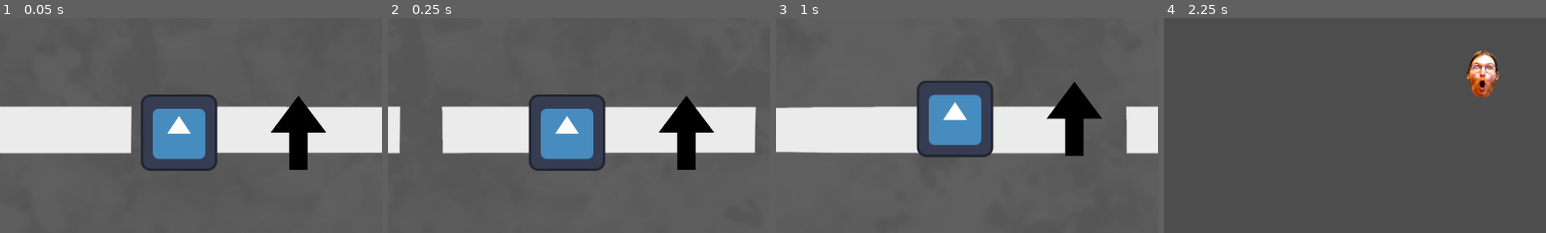
Above: before the commit, frames 1-4 (left to right).
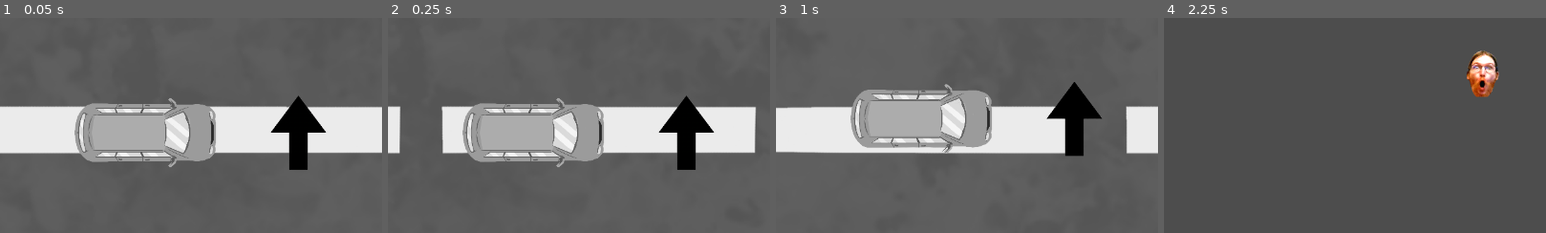
Above: after the commit, the same moments.

Repository: KairosGames/AccessM1
Game: Godot game, scene res://Scenes/game_manager.tscn
Two runs of this game, one before a commit and one after it. Both use one fixed random seed, a clock stepped at 60 frames per second and the inputs below. The engine's default icon, where the game draws it, is replaced by a stand-in: a white triangle on a blue panel in a dark square.
Inputs:
- Up to frame 1 (0.05 s): no input
- Up to frame 2 (0.25 s): no input
- Up to frame 3 (1 s): hold D (Right) from 0.53 s (still down); hold Space (Action) from 0.53 s (still down); tap W (Up) at 0.77 s
- Up to frame 4 (2.25 s): release Space (Action) at 1.28 s; tap P (SwitchGame) at 1.35 s; tap W (Up) at 1.52 s; release D (Right) at 2.03 s; hold A (Left) from 2.03 s (still down); hold Space (Action) from 2.03 s (still down)
The pictures show only the part of the screen within x 0-50%, y 23-73%; the shares and areas given below are measured in that part.

The runs differ from the first frame. In frame 1, 11% of the frame differs, in the area x 19-57%, y 35-72%; in frame 2, 11%; in frame 3, 11%; in frame 4, nothing differs.

Commit message:
sprite voiture

Diff:
--- a/Prefabs/car_game/player_car.tscn
+++ b/Prefabs/car_game/player_car.tscn
@@ -1,7 +1,8 @@
 [gd_scene format=3 uid="uid://b445pofbt25xc"]
 
 [ext_resource type="Script" uid="uid://86trrvrpeokk" path="res://Scripts/car_game/player_car.gd" id="1_j0moc"]
-[ext_resource type="Texture2D" uid="uid://d031mjnjlp8vw" path="res://icon.svg" id="1_pgcr8"]
+[ext_resource type="Texture2D" uid="uid://dsnc6n2wkorwx" path="res://Assets/voiture_1.png" id="2_8g0gi"]
+[ext_resource type="Texture2D" uid="uid://dviw5wedbvpxg" path="res://Assets/voiture_2.png" id="3_6yhff"]
 [ext_resource type="Texture2D" uid="uid://dfm7c066j61wc" path="res://Assets/arrow.png" id="3_35kap"]
 
 [sub_resource type="RectangleShape2D" id="RectangleShape2D_j0moc"]
@@ -14,7 +15,12 @@
 shape = SubResource("RectangleShape2D_j0moc")
 
 [node name="Sprite2D" type="Sprite2D" parent="." unique_id=1034161455]
-texture = ExtResource("1_pgcr8")
+position = Vector2(-56.999996, 0)
+scale = Vector2(0.2, 0.2)
+texture = ExtResource("2_8g0gi")
+
+[node name="Sprite2D" type="Sprite2D" parent="Sprite2D" unique_id=1543617245]
+texture = ExtResource("3_6yhff")
 
 [node name="Timer" type="Timer" parent="." unique_id=1901636133]
 
Binary file added: Assets/voiture_1.png
Not shown, added: Assets/voiture_1.png.import
Binary file added: Assets/voiture_2.png
Not shown, added: Assets/voiture_2.png.import
